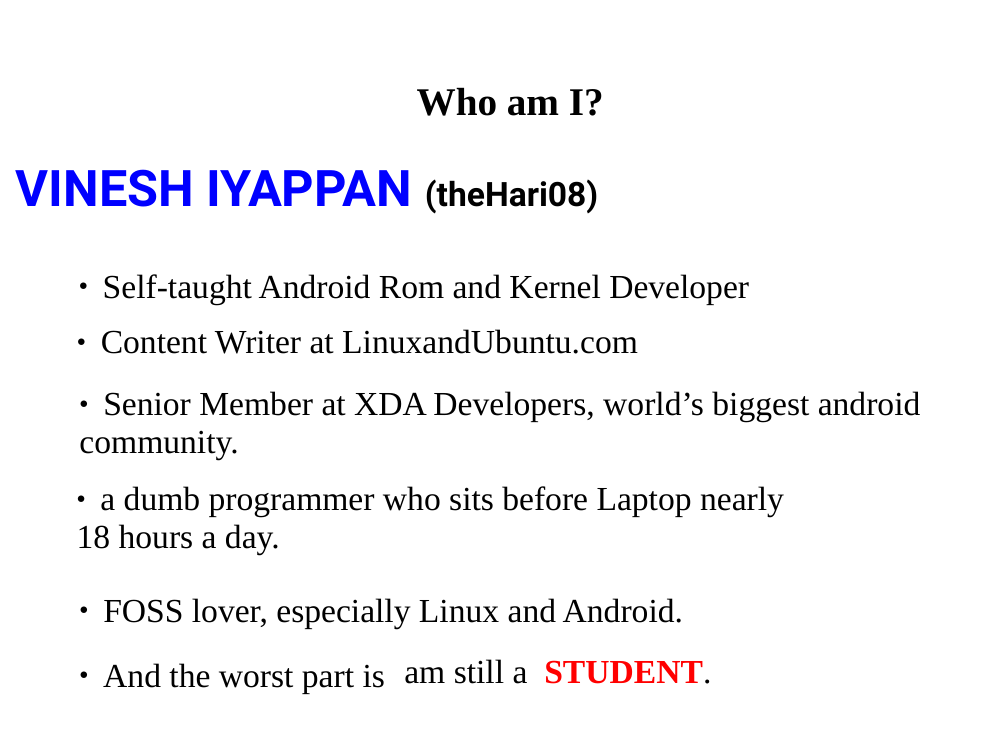
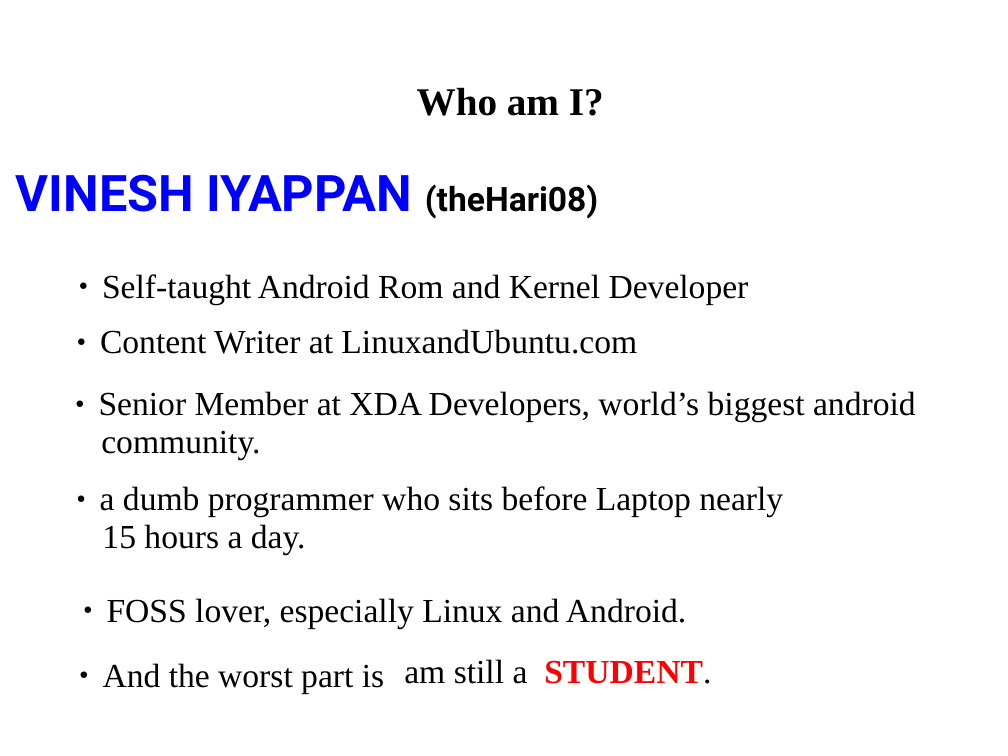
Before and after one commit to theHari08/FOSSppt, a slide deck: slide 2 of FOSS.ppt. Drawn at 1008x756 pixels with LibreOffice and Linux fonts; fonts in the diff are those of the drawing. Boxes give left, top, right and bottom in pixels: in the first picture for what was removed or moved away, otherwise in the second. Text is boxed around its words. In the diff, an @@ line names an element or a change of style, - is before the commit and + after.

Commit message:
some changes

 Date:      Fri Feb 9 08:13:15 2018 +0530

```diff
--- a/FOSS.ppt
+++ b/FOSS.ppt
@@ text "VINESH IYAPPAN (theHari08)" at box(16, 174, 598, 219): line spacing 0.87 to 0.97 @@
@@ text at box(100, 486, 783, 517): indent changed @@
@@ text at box(102, 524, 306, 554): text changed @@
-18 hours a day.
+15 hours a day.
@@ indent changed in 3 elements at box(102, 274, 749, 304), box(99, 391, 916, 459), box(107, 598, 686, 628) @@
```
Also in this commit, not shown: 8 other slides changed, 1 slide added.
